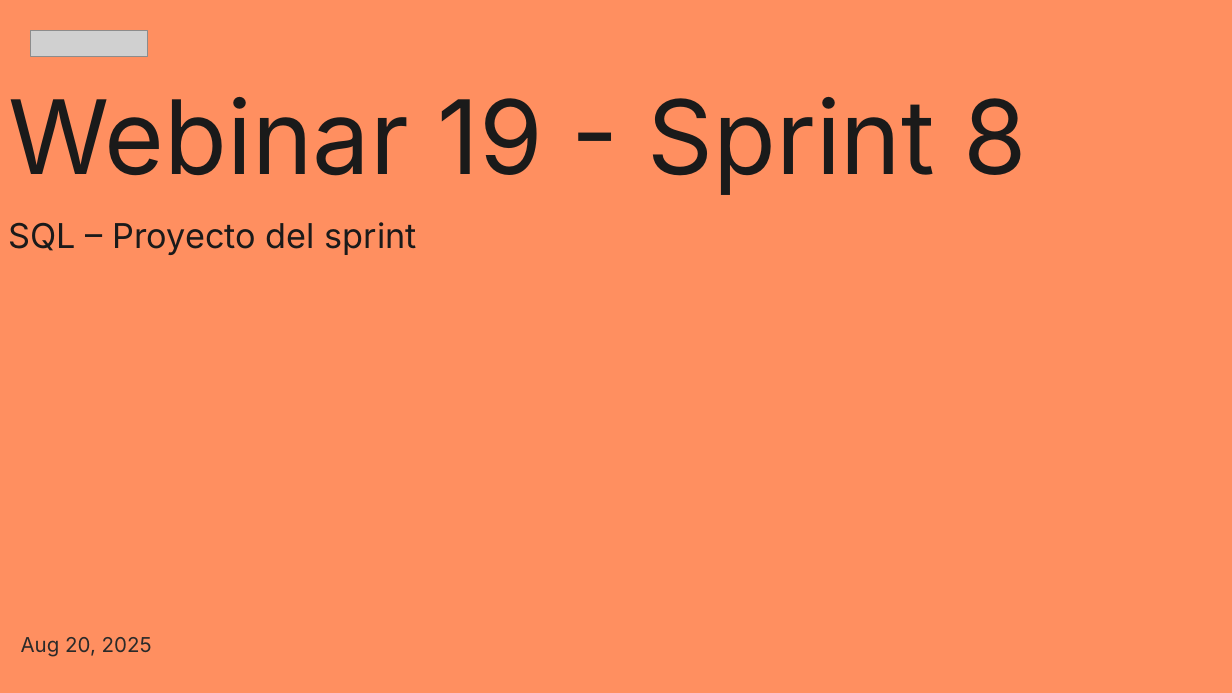
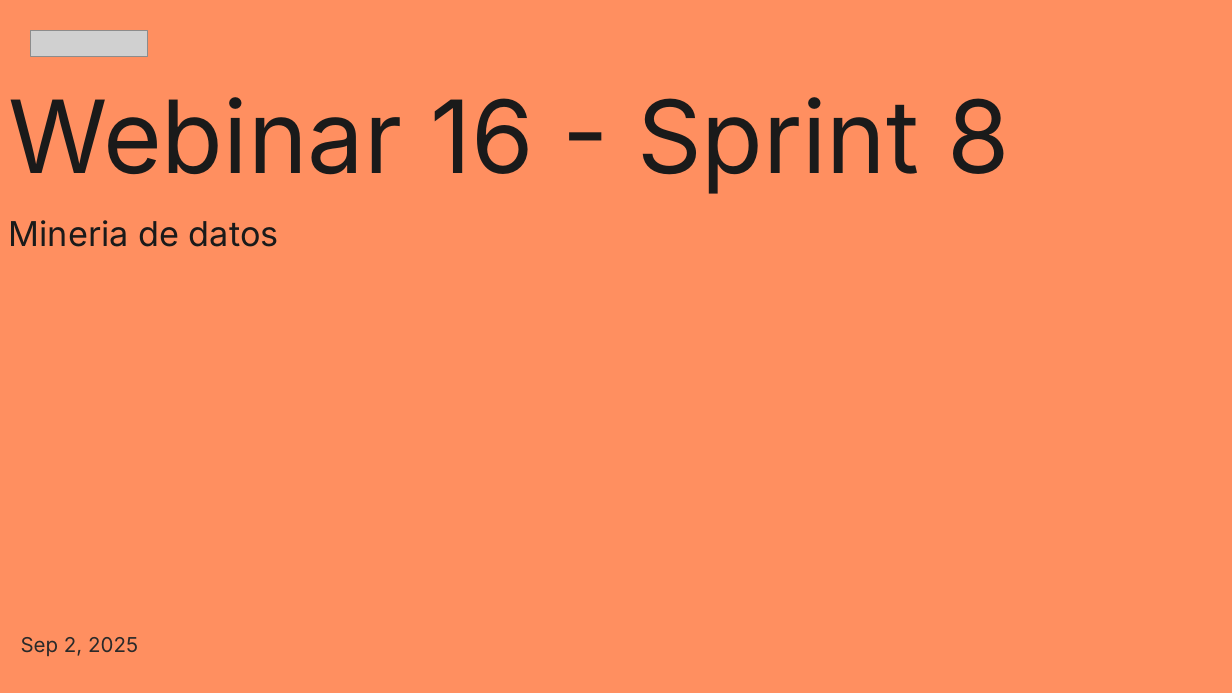
Before and after one commit to zyntonyson/bootcamp_ds_da, a slide deck: slide 1 of 08-data-retrieval/17-SQL.pptx. Drawn at 1232x693 pixels with LibreOffice and Linux fonts; fonts in the diff are those of the drawing; grey boxes stand for pictures. Boxes give left, top, right and bottom in pixels: in the first picture for what was removed or moved away, otherwise in the second. Text is boxed around its words. In the diff, an @@ line names an element or a change of style, - is before the commit and + after.

```diff
--- a/08-data-retrieval/17-SQL.pptx
+++ b/08-data-retrieval/17-SQL.pptx
@@ title at box(9, 97, 1010, 247): text changed; size 20 to 59 pt @@
-Webinar 19 - Sprint 8
-SQL – Proyecto del sprint
+Webinar 16 - Sprint 8
+Mineria de datos
@@ subtitle at box(21, 637, 138, 656): text changed @@
-Aug 20, 2025
+Sep 2, 2025
```
Also in this commit, not shown: 5 slides added, 3 slides removed, 4 other files.
